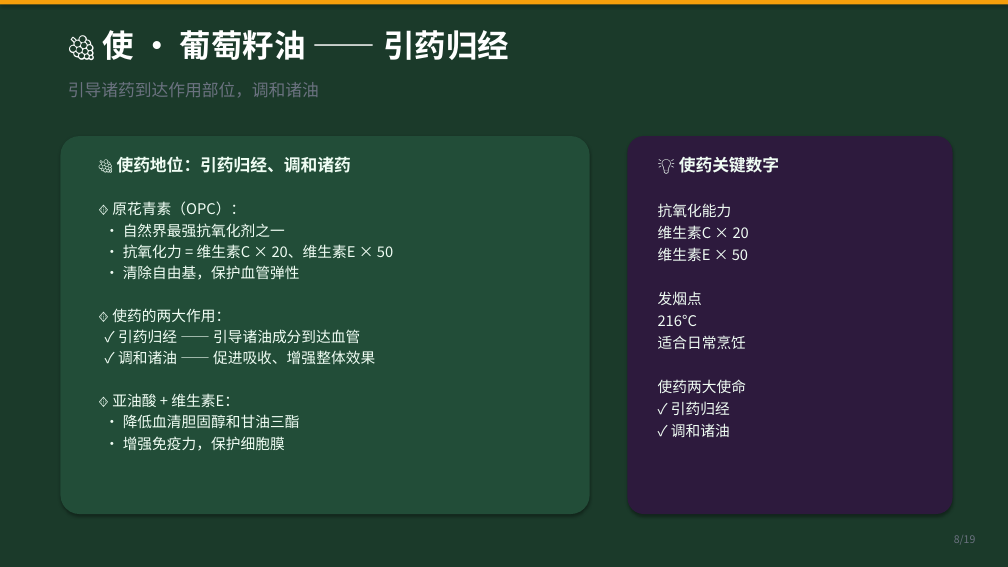
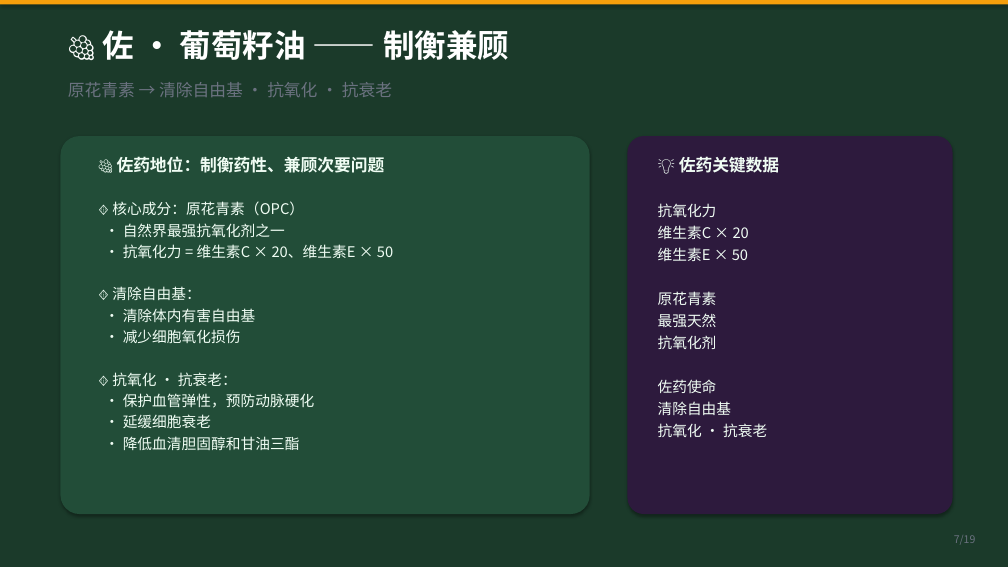
Before and after one commit to unclefrankie422/boyboy-manager, a slide deck: slide 7 of why-four-seed-oil.pptx (slide 8 before the commit). Drawn at 1008x567 pixels with LibreOffice and Linux fonts; fonts in the diff are those of the drawing. Boxes give left, top, right and bottom in pixels: in the first picture for what was removed or moved away, otherwise in the second. Text is boxed around its words. In the diff, an @@ line names an element or a change of style, - is before the commit and + after.

Commit message:
四籽油丸PPT v3：纠正君臣佐使排序（君山茶角鲨烯·臣紫苏高亚麻酸·佐葡萄原花青素·使亚麻Omega3）+ 新增清护调养四位一体 + 黄金配比恒温发酵工艺

```diff
--- a/why-four-seed-oil.pptx
+++ b/why-four-seed-oil.pptx
@@ text at (102,30,509,60): text changed @@
-🍇 使 · 葡萄籽油 —— 引药归经
+🍇 佐 · 葡萄籽油 —— 制衡兼顾
@@ text at (68,82,392,97): text changed @@
-引导诸药到达作用部位，调和诸油
+原花青素 → 清除自由基 · 抗氧化 · 抗衰老
@@ text at (112,156,385,216): text changed @@
-🍇 使药地位：引药归经、调和诸药
-🔸 原花青素（OPC）：
+🍇 佐药地位：制衡药性、兼顾次要问题
+🔸 核心成分：原花青素（OPC）
@@ text at (658,157,779,217): text changed @@
-💡 使药关键数字
-抗氧化能力
+💡 佐药关键数据
+抗氧化力
@@ text at (112,286,315,428): text changed @@
-• 清除自由基，保护血管弹性
-🔸 使药的两大作用：
-✓ 引药归经 —— 引导诸油成分到达血管
-✓ 调和诸油 —— 促进吸收、增强整体效果
-🔸 亚油酸 + 维生素E：
+🔸 清除自由基：
+• 清除体内有害自由基
+• 减少细胞氧化损伤
+🔸 抗氧化 · 抗衰老：
+• 保护血管弹性，预防动脉硬化
+• 延缓细胞衰老
@@ text at (658,291,767,437): text changed @@
-发烟点
-216°C
-适合日常烹饪
-使药两大使命
-✓ 引药归经
-✓ 调和诸油
+原花青素
+最强天然
+抗氧化剂
+佐药使命
+清除自由基
+抗氧化 · 抗衰老
@@ text at (123,436,285,451): paragraph removed @@
-• 增强免疫力，保护细胞膜
@@ text at (954,535,976,544): text changed @@
-8/19
+7/19
```
Also in this commit, not shown: 16 other slides changed, 2 slides added, 2 slides removed, 1 other file.
